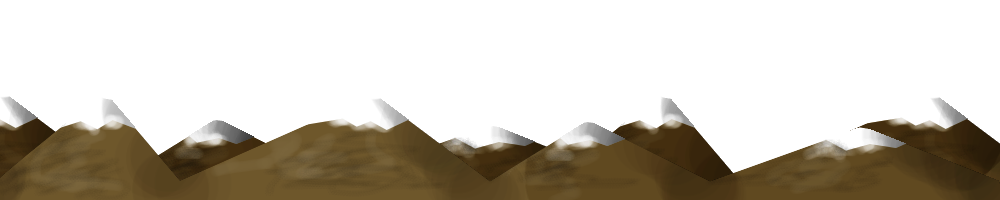
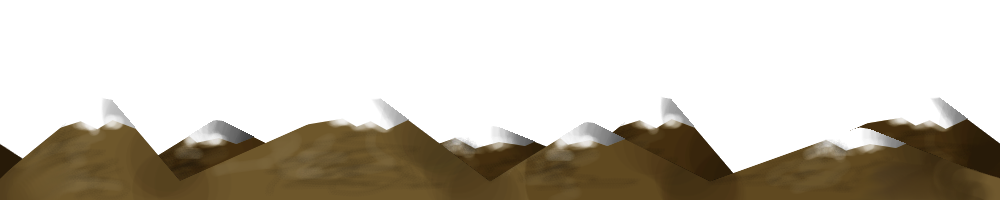
Before/after of a 1000px x 200px layered artwork. What changed in the layer stack:
painted on "Background" over 0, 133, 1000, 200
painted on "Clipboard" over 0, 96, 1000, 199
